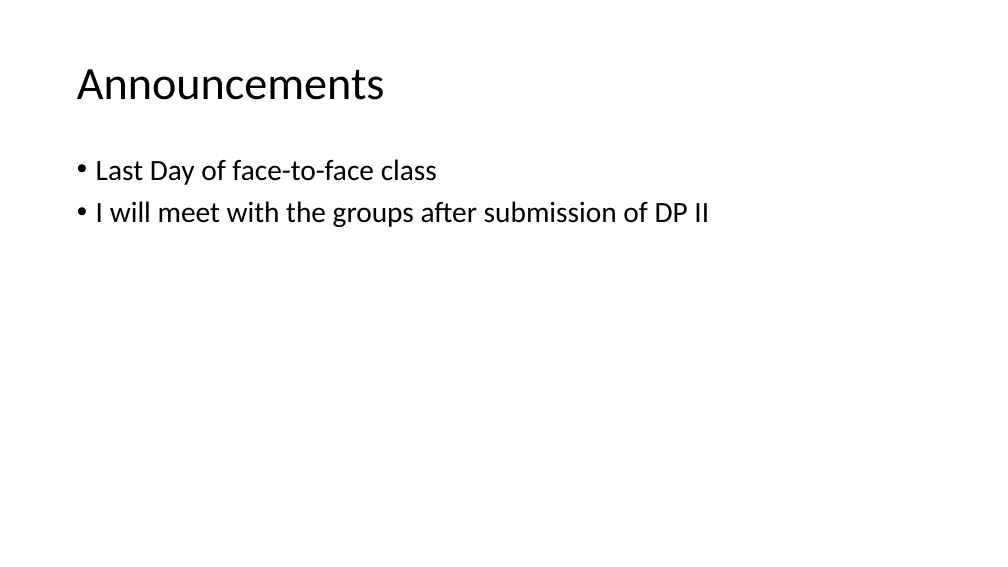
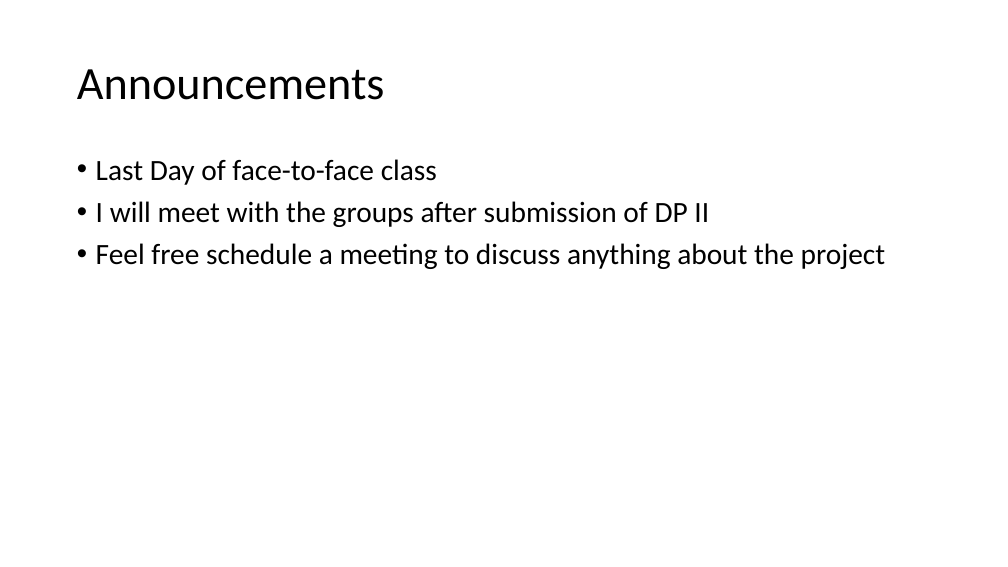
Before and after one commit to johnxu21/johnxu21.github.io, a slide deck: slide 2 of teaching/CS472/Timetable/Survey_Presentation.pptx. Drawn at 1008x567 pixels with LibreOffice and Linux fonts; fonts in the diff are those of the drawing. Boxes give left, top, right and bottom in pixels: in the first picture for what was removed or moved away, otherwise in the second. Text is boxed around its words. In the diff, an @@ line names an element or a change of style, - is before the commit and + after.

```diff
--- a/teaching/CS472/Timetable/Survey_Presentation.pptx
+++ b/teaching/CS472/Timetable/Survey_Presentation.pptx
@@ text at [96,243,886,269]: paragraph added @@
+• Feel free schedule a meeting to discuss anything about the project
```
